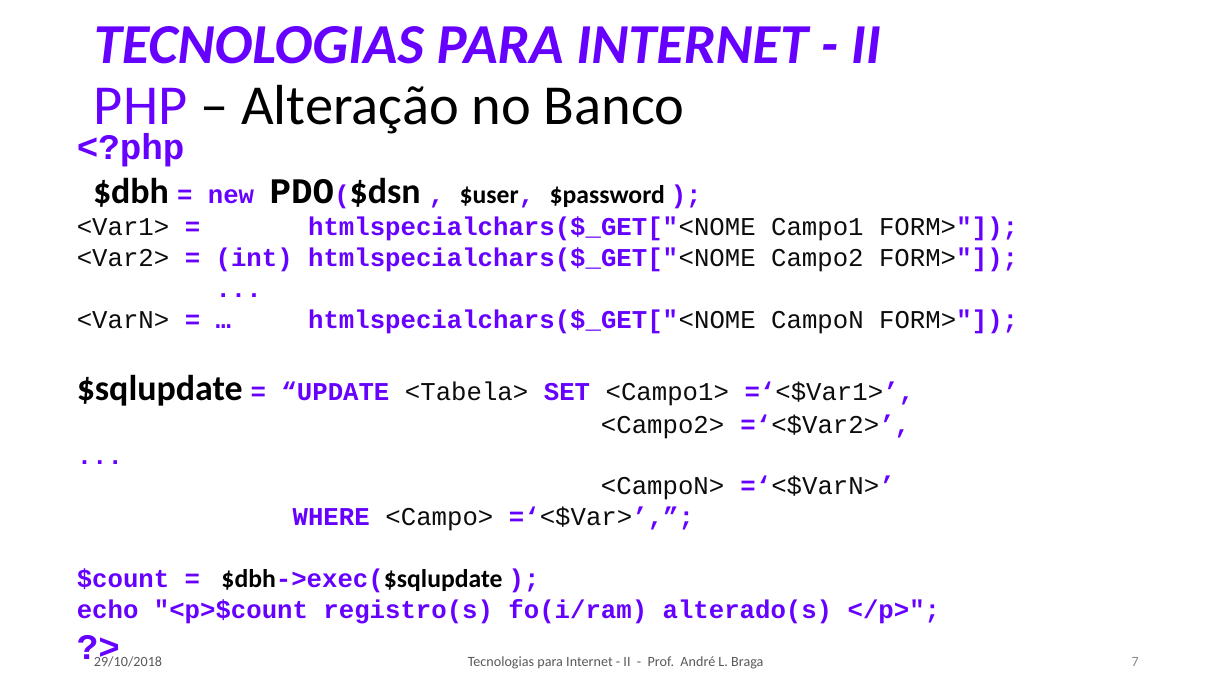
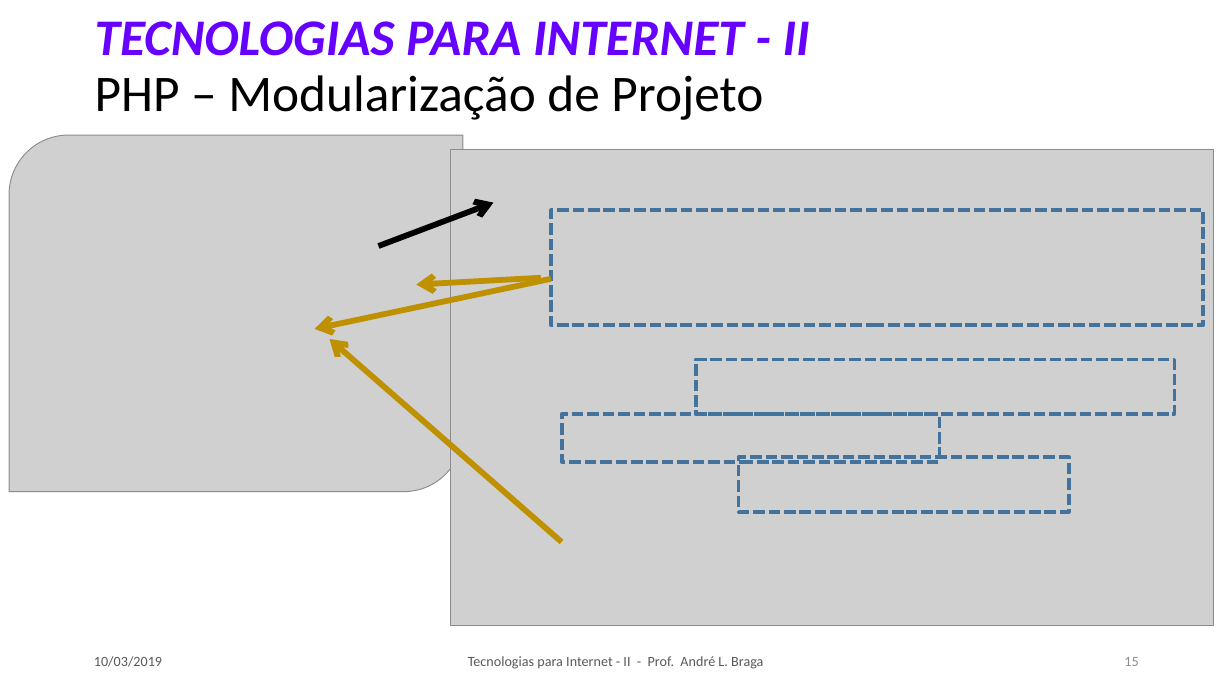
Before and after one commit to LeoCaronezi/CURSOS, a slide deck: slide 15 of TECNOLOGIAS PARA INTERNET II/SLIDES/TI-2_Aula_07.pptx (slide 7 before the commit). Drawn at 1232x693 pixels with LibreOffice and Linux fonts; fonts in the diff are those of the drawing; grey boxes stand for pictures. Boxes give left, top, right and bottom in pixels: in the first picture for what was removed or moved away, otherwise in the second. Text is boxed around its words. In the diff, an @@ line names an element or a change of style, - is before the commit and + after.

```diff
--- a/TECNOLOGIAS PARA INTERNET II/SLIDES/TI-2_Aula_07.pptx
+++ b/TECNOLOGIAS PARA INTERNET II/SLIDES/TI-2_Aula_07.pptx
@@ title at box(95, 21, 810, 120): text changed; size 44 to 40 pt @@
-TECNOLOGIAS PARA INTERNET - II
-PHP – Alteração no Banco
+TECNOLOGIAS PARA INTERNET - II
+PHP – Modularização de Projeto
@@ picture added at box(9, 135, 463, 492) @@
@@ text removed at box(77, 134, 1018, 624) @@
-  <?php
-  $dbh = new PDO($dsn , $user, $password );
-  <Var1> = htmlspecialchars($_GET["<NOME Campo1 FORM>"]);
-  <Var2> = (int) htmlspecialchars($_GET["<NOME Campo2 FORM>"]);
-  ...
-  <VarN> = … htmlspecialchars($_GET["<NOME CampoN FORM>"]);
-  $sqlupdate = “UPDATE <Tabela> SET <Campo1> =‘<$Var1>’,
-  <Campo2> =‘<$Var2>’,
-  ...
-  <CampoN> =‘<$VarN>’
-  WHERE <Campo> =‘<$Var>’,”;
-  $count = $dbh->exec($sqlupdate );
-  echo "<p>$count registro(s) fo(i/ram) alterado(s) </p>";
-  ?>
@@ picture added at box(450, 149, 1214, 625) @@
@@ arrow added from (379, 246) to (494, 202), #000000 4.5 pt @@
@@ rectangle added at box(551, 211, 1203, 325), outline #43739E 3 pt dashed @@
@@ arrow added from (551, 279) to (314, 329), #BF9000 4.5 pt @@
@@ arrow added from (541, 278) to (417, 285), #BF9000 4.5 pt @@
@@ arrow added from (562, 543) to (330, 339), #BF9000 4.5 pt @@
@@ rectangle added at box(696, 360, 1175, 414), outline #43739E 3 pt dashed @@
@@ rectangle added at box(562, 414, 940, 461), outline #43739E 3 pt dashed @@
@@ rectangle added at box(738, 457, 1068, 512), outline #43739E 3 pt dashed @@
@@ text at box(94, 656, 162, 667): text changed @@
-29/10/2018
+10/03/2019
@@ page number at box(1124, 657, 1138, 666): text changed @@
-7
+15
```
Also in this commit, not shown: 12 other slides changed, 5 slides added, 14 slides removed, 7 other files.
